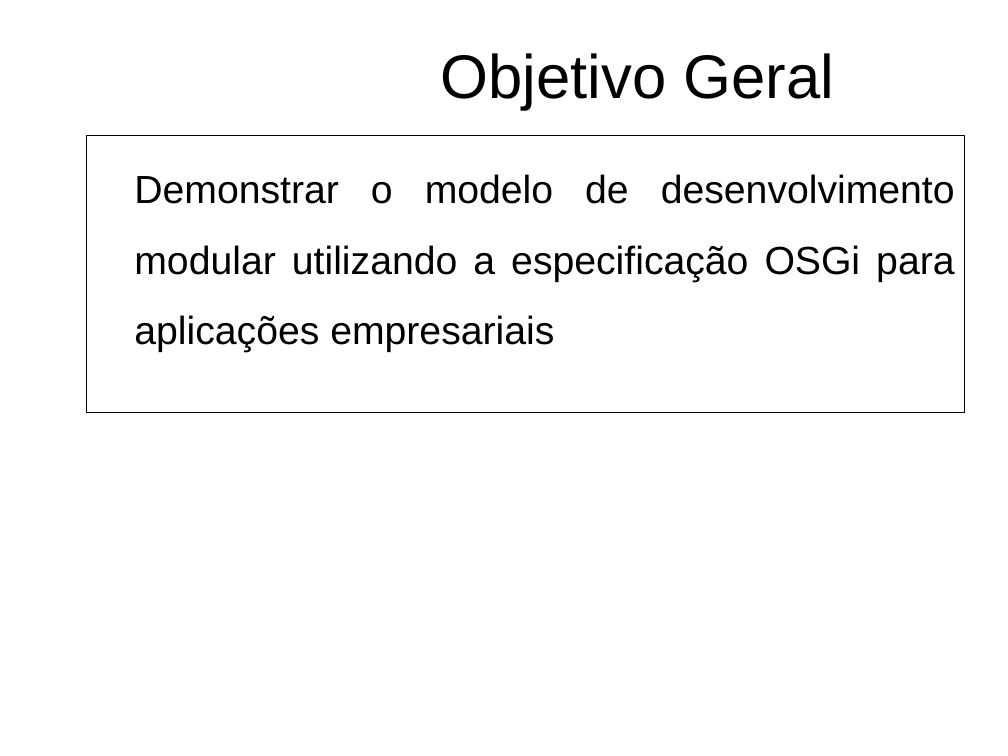
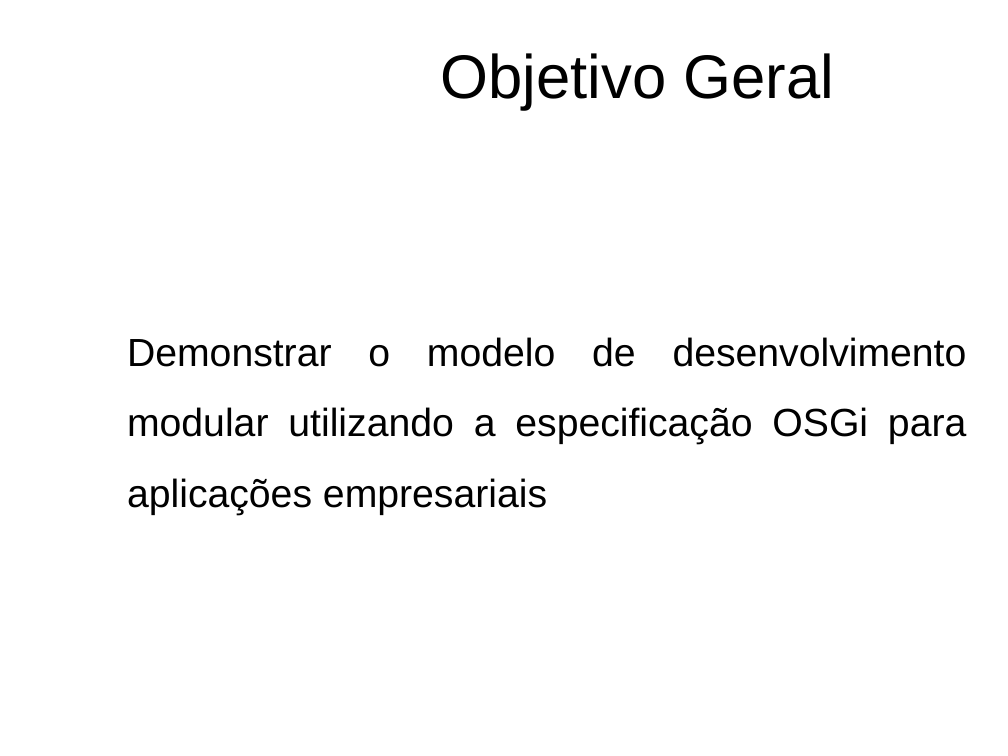
Before and after one commit to feliperodriguesprado/tcc_repository, a slide deck: slide 3 of documents/life_cycle/qualificacao/qualificacao_slides.odp. Drawn at 1008x756 pixels with LibreOffice and Linux fonts; fonts in the diff are those of the drawing; background and template pictures are left out. Boxes give left, top, right and bottom in pixels: in the first picture for what was removed or moved away, otherwise in the second. Text is boxed around its words. In the diff, an @@ line names an element or a change of style, - is before the commit and + after.

```diff
--- a/documents/life_cycle/qualificacao/qualificacao_slides.odp
+++ b/documents/life_cycle/qualificacao/qualificacao_slides.odp
@@ text "Demonstrar o modelo de desenvolvimento ...": place and size @@
-text "Demonstrar o modelo de desenvolvimento ..." at [87,136,965,412]
+text "Demonstrar o modelo de desenvolvimento ..." at [127,337,967,515]
@@ text "Demonstrar o modelo de desenvolvimento ..." at [127,337,967,515]: outline #000000 0.74 pt to none @@
```
Also in this commit, not shown: 5 other slides changed, 15 other files.
